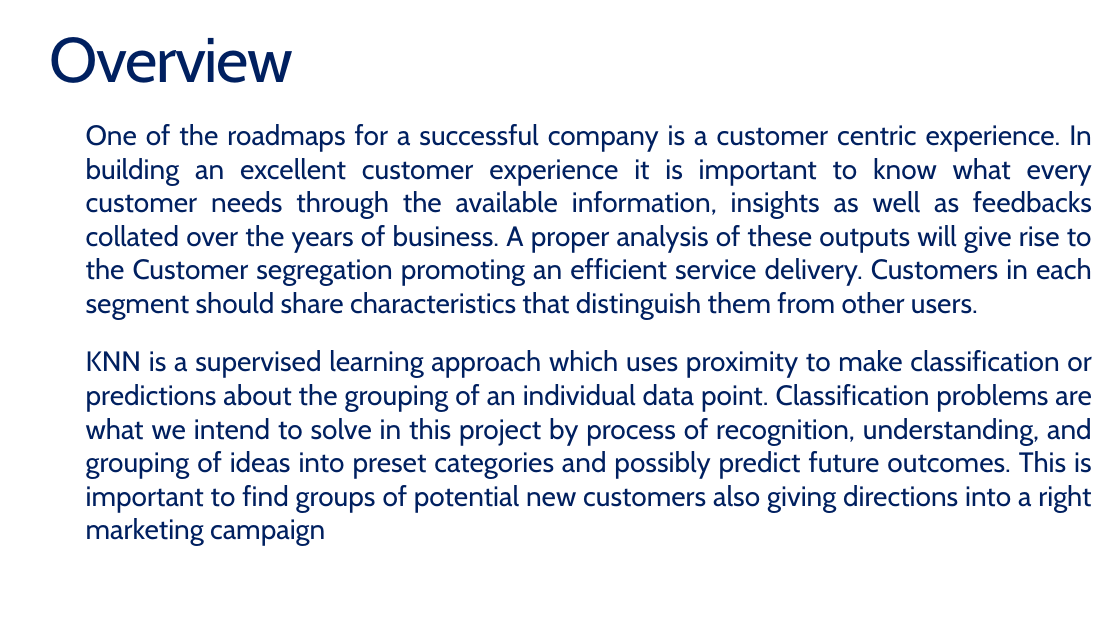
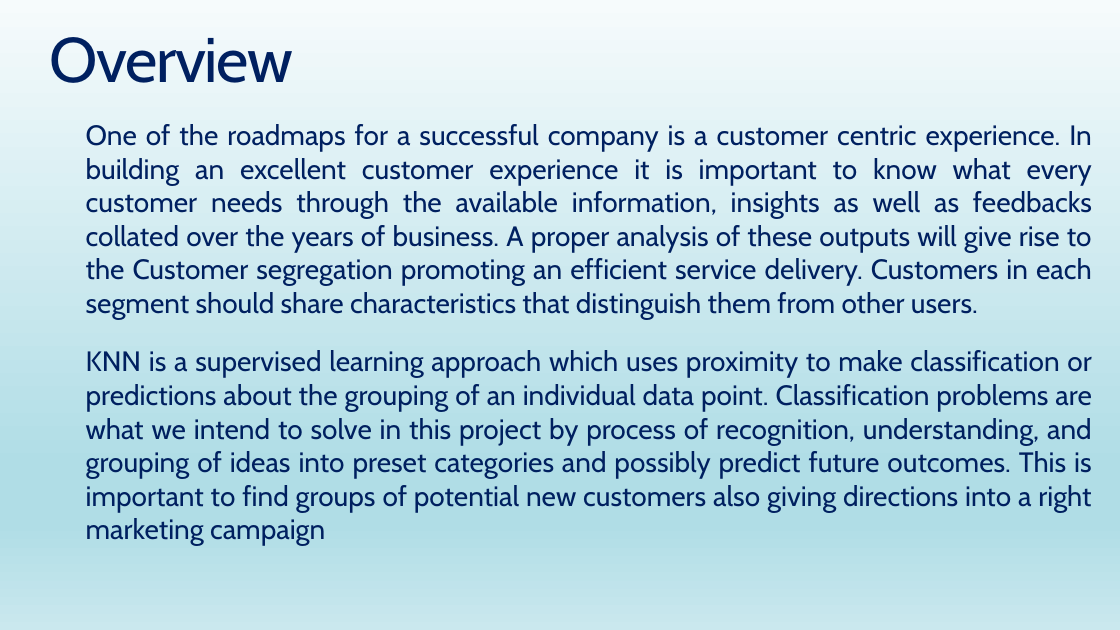
Before and after one commit to RidwanTiamiyu/super-parakeet, a slide deck: slide 3 of CapstonePG9.pptx. Drawn at 1120x630 pixels with LibreOffice and Linux fonts; fonts in the diff are those of the drawing. Boxes give left, top, right and bottom in pixels: in the first picture for what was removed or moved away, otherwise in the second. Text is boxed around its words. In the diff, an @@ line names an element or a change of style, - is before the commit and + after.

```diff
--- a/CapstonePG9.pptx
+++ b/CapstonePG9.pptx
@@ background #FFFFFF to gradient #F6FBFC to #B0DDE6 to #CBE8EE @@
```
Also in this commit, not shown: 11 other slides changed, 1 other file.
